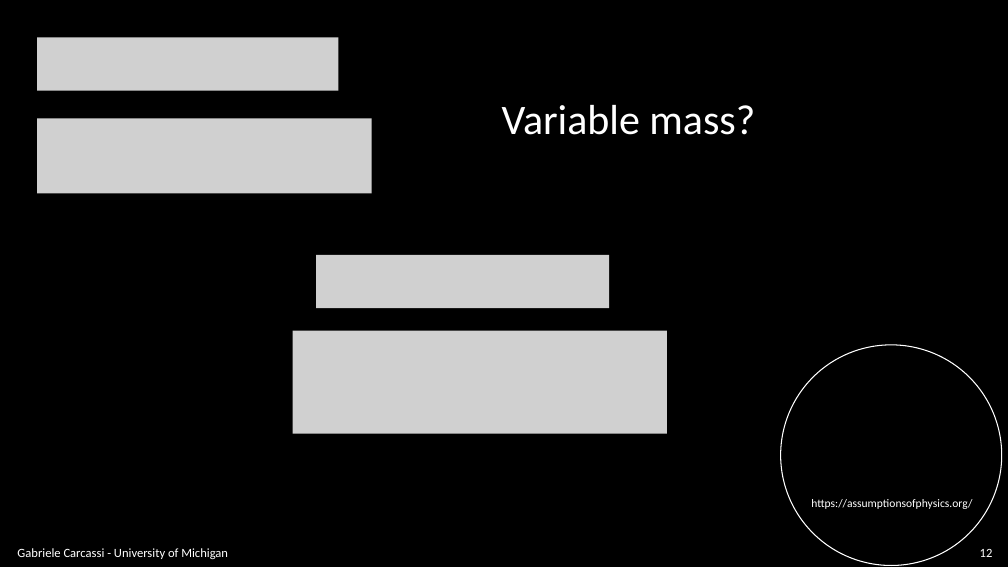
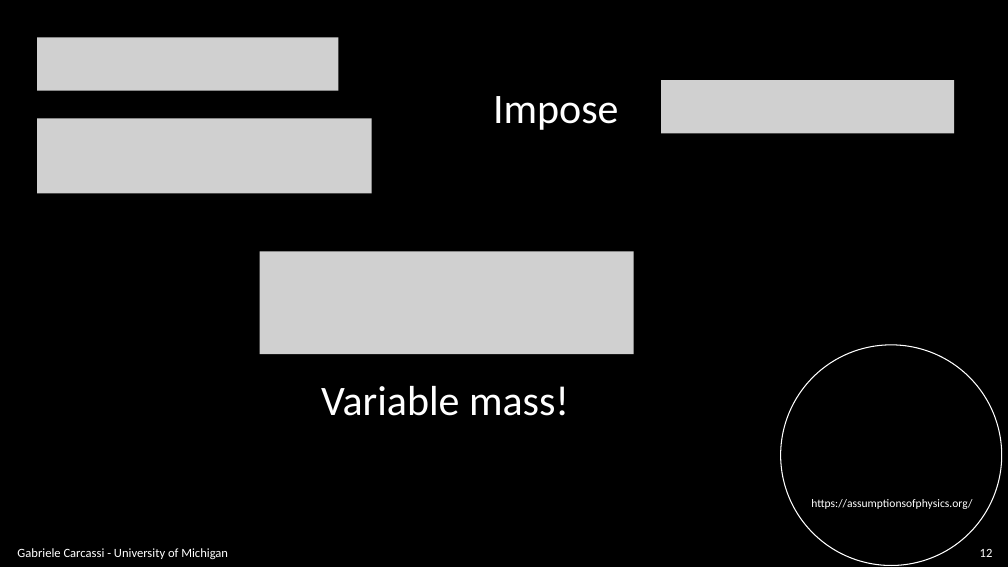
Before and after one commit to assumptionsofphysics/slides, a slide deck: slide 12 of BookCompanions-v2/RP-Class-2.pptx. Drawn at 1008x567 pixels with LibreOffice and Linux fonts; fonts in the diff are those of the drawing; grey boxes stand for pictures; background and template pictures are left out. Boxes give left, top, right and bottom in pixels: in the first picture for what was removed or moved away, otherwise in the second. Text is boxed around its words. In the diff, an @@ line names an element or a change of style, - is before the commit and + after.

```diff
--- a/BookCompanions-v2/RP-Class-2.pptx
+++ b/BookCompanions-v2/RP-Class-2.pptx
@@ picture added at [661,80,954,134] @@
@@ text added at [493,96,618,130], 40 pt, text #FFFFFF @@
+Impose
@@ picture added at [259,251,634,354] @@
@@ picture removed at [316,255,609,309] @@
@@ picture removed at [293,330,667,433] @@
@@ text at [321,386,569,416]: text changed @@
-Variable mass?
+Variable mass!
```
Also in this commit, not shown: 6 other slides changed, 2 slides added, 1 other file.
